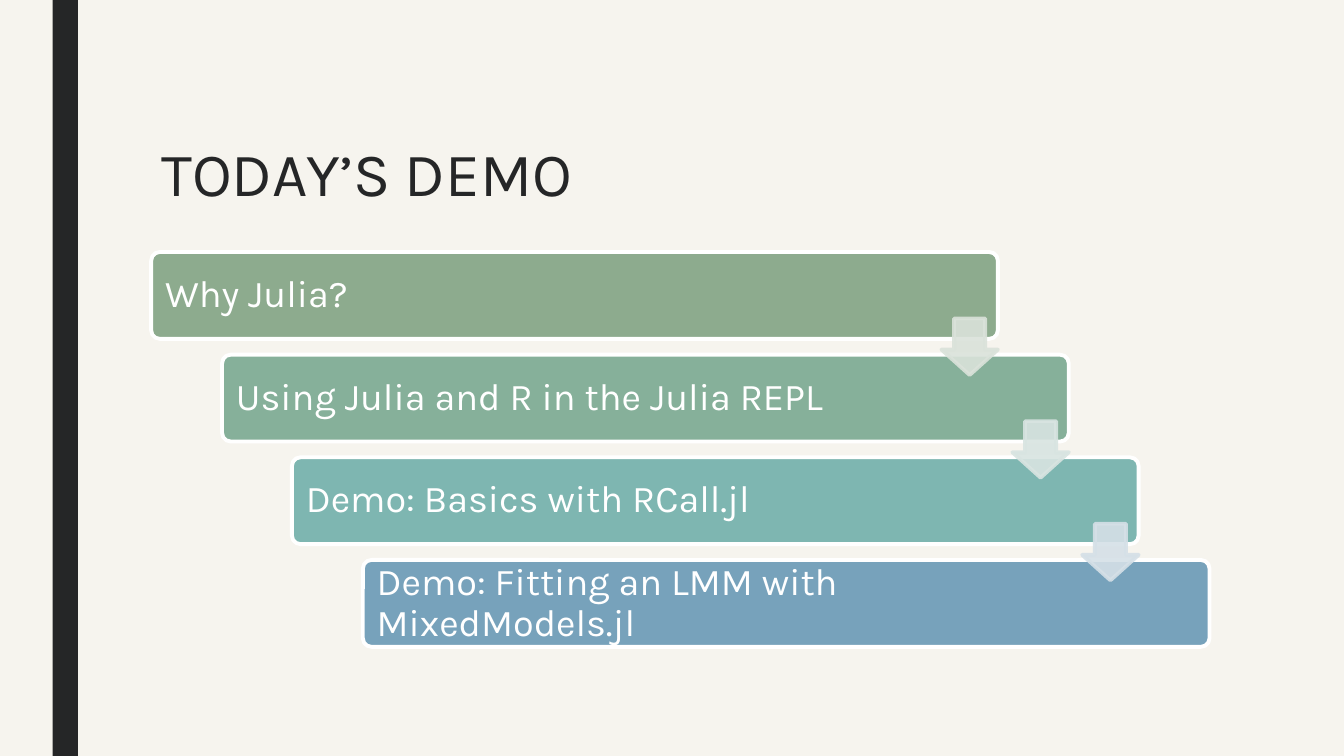
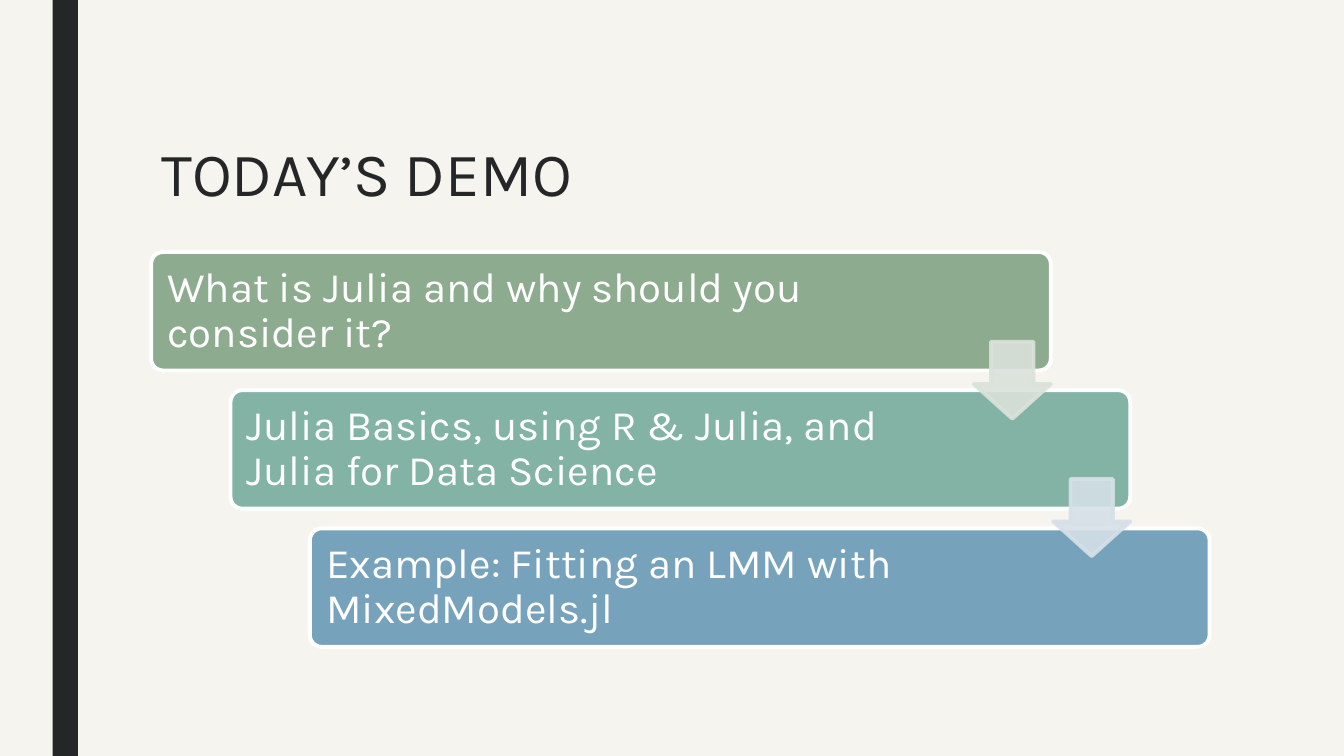
Before and after one commit to kyla-mcconnell/juliaR, a slide deck: slide 3 of JuliaforRLovers.pptx. Drawn at 1344x756 pixels with LibreOffice and Linux fonts; fonts in the diff are those of the drawing. Boxes give left, top, right and bottom in pixels: in the first picture for what was removed or moved away, otherwise in the second. Text is boxed around its words. In the diff, an @@ line names an element or a change of style, - is before the commit and + after.

Commit message:
Add PPT

```diff
--- a/JuliaforRLovers.pptx
+++ b/JuliaforRLovers.pptx
@@ rounded rectangle resized from (x1=151, y1=252, x2=998, y2=339) to (x1=151, y1=252, x2=1052, y2=371) @@
@@ text added at (x1=167, y1=273, x2=802, y2=348), 30 pt, text #FFFFFF @@
+What is Julia and why should you consider it?
@@ down arrow resized from (x1=942, y1=319, x2=998, y2=375) to (x1=974, y1=342, x2=1051, y2=418) @@
@@ rounded rectangle resized from (x1=292, y1=458, x2=1139, y2=544) to (x1=231, y1=390, x2=1131, y2=509) @@
@@ rounded rectangle at (x1=231, y1=390, x2=1131, y2=509): fill #7EB6B1 to #82B3A4 @@
@@ text at (x1=247, y1=411, x2=877, y2=486): text changed; size 27 to 30 pt @@
-Using Julia and R in the Julia REPL
+Julia Basics, using R & Julia, and Julia for Data Science
@@ group removed at (x1=165, y1=281, x2=1069, y2=521): 2 texts, 1 rounded rectangle, 1 down arrow @@
-Why Julia?
-Demo: Basics with RCall.jl
@@ down arrow resized from (x1=1083, y1=524, x2=1139, y2=581) to (x1=1054, y1=479, x2=1130, y2=556) @@
@@ rounded rectangle resized from (x1=363, y1=560, x2=1210, y2=646) to (x1=310, y1=528, x2=1210, y2=647) @@
@@ text at (x1=326, y1=549, x2=891, y2=633): text changed; size 27 to 30 pt @@
-Demo: Fitting an LMM with MixedModels.jl
+Example: Fitting an LMM with MixedModels.jl
```
Also in this commit, not shown: 3 other slides changed, 3 slides added, 1 slide removed, 1 other file.
